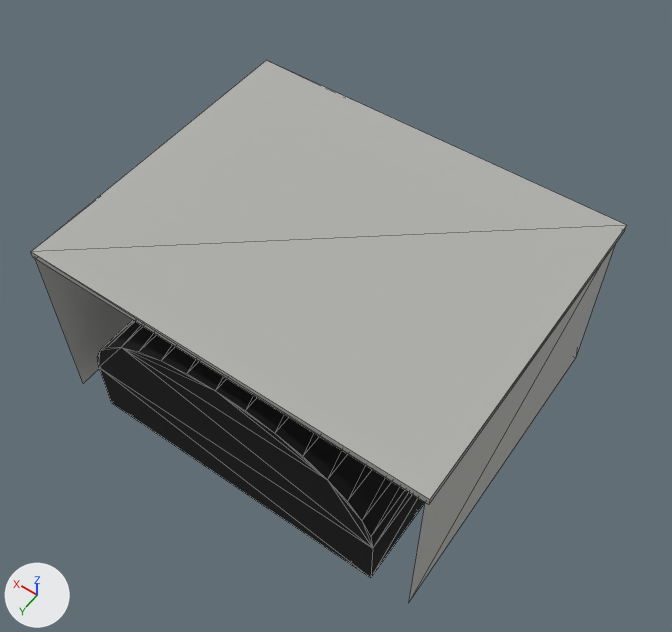
An edit to the glTF model data/models/board/scenery/road/road-tunnel-bridge.glb, drawn before and after from the same camera.
Before and after are seen from a 50 mm camera at (-35.7, 67.4, 88.0) aimed at (-1.1, 18.9, 11.8). The axes (+X, +Y, +Z) are drawn at lower left. The lights are the same throughout. The first picture is the older version. Mesh edges are drawn as thin lines. Where no turn or scale is listed for an object, it has been applied to the vertices. Vertices at exactly the same position are counted once.

In view in the first picture: 'road-tunnel-bridge'.
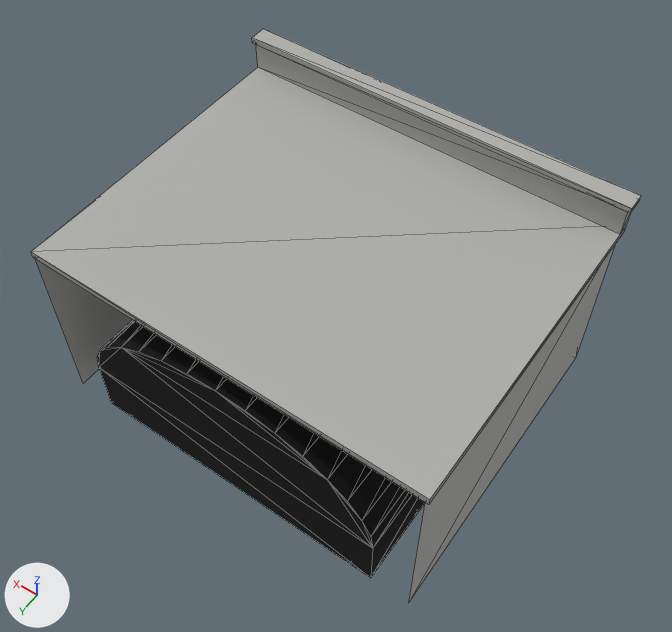
Pixel boxes [x1, y1, x2, y2] of what changed, in the pictures (672 x 632 px):
```json
{"object": "road-tunnel-bridge", "change": "reshaped", "before": [31, 60, 627, 603], "after": [31, 29, 641, 603]}
{"part": 1, "of": "me_road_tunnel_bridge", "change": "added", "after": [252, 29, 641, 213]}
{"part": 2, "of": "me_road_tunnel_bridge", "change": "added", "after": [256, 44, 631, 234]}
```

The change, as JSON lines over the scene's bpy script:
```json
{"block": "me_road_tunnel_bridge", "where": "# used by ob_road_tunnel_bridge; location = (0.0, 0.0, 0.0)"}
{"block": "me_road_tunnel_bridge", "where": "# verts and faces of me_road_tunnel_bridge; kept vertices keep their numbers, new ones are numbered from 165"}
{"op": "remove", "block": "me_road_tunnel_bridge", "code": "me_road_tunnel_bridge.from_pydata(...)  # 165 vertices, 273 faces; spans x -22.2..22.2, y -0.1..36.0, z 0.0..22.1"}
{"op": "add", "block": "me_road_tunnel_bridge", "code": "me_road_tunnel_bridge.from_pydata(...)  # 181 vertices, 293 faces; spans x -22.5..22.5, y -0.3..36.0, z 0.0..26.0"}
{"block": "me_road_tunnel_bridge", "change": "me_road_tunnel_bridge part 1: a new loose piece, a box spanning x -22.55..22.55, y -0.35..1.75, z 25.4..26.0, in mat_tunnel_portal (its picture is missing)"}
{"block": "me_road_tunnel_bridge", "change": "me_road_tunnel_bridge part 2"}
{"op": "add", "block": "me_road_tunnel_bridge", "code": "verts[165] = (-22.2, -0.1, 22.1)  # pixel (626, 225)"}
{"op": "add", "block": "me_road_tunnel_bridge", "code": "verts[166] = (-22.2, -0.1, 25.4)"}
{"op": "add", "block": "me_road_tunnel_bridge", "code": "verts[167] = (-22.2, 1.5, 22.1)  # pixel (620, 234)"}
{"op": "add", "block": "me_road_tunnel_bridge", "code": "verts[168] = (-22.2, 1.5, 25.4)"}
{"op": "add", "block": "me_road_tunnel_bridge", "code": "for new, old in zip([*range(169, 173)], [*range(165, 169)]): verts[new] = verts[old] + (44.4, 0.0, 0.0)"}
{"op": "add", "block": "me_road_tunnel_bridge", "code": "faces += [(165, 169, 170), (165, 170, 166), (167, 168, 171), (168, 172, 171), (165, 166, 167), (166, 168, 167)]  # mat_tunnel_portal (its picture is missing)"}
{"op": "add", "block": "me_road_tunnel_bridge", "code": "faces += [(169, 171, 172), (169, 172, 170)]  # mat_tunnel_portal (its picture is missing)"}
```
